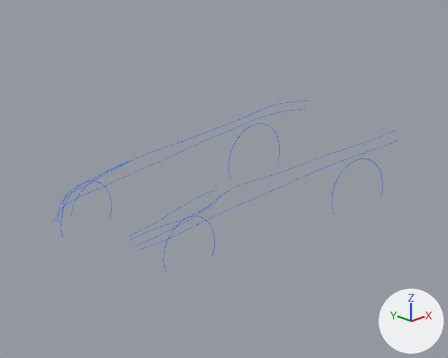
What one commit did to the Blender file tesla_surface_model.blend.
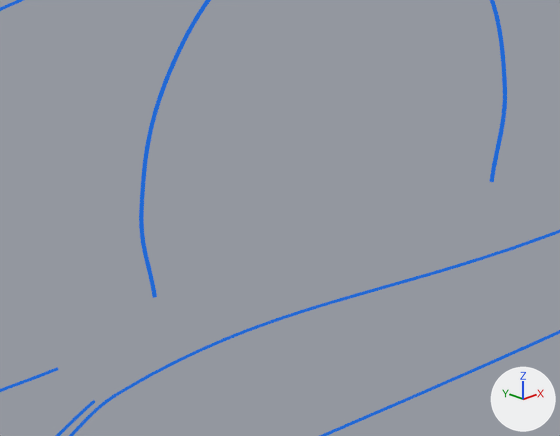
The first picture shows the older version from the file's camera 'CAM_3Q'. The close-ups show the older and then the newer version on the part from 47% to 64% of the width and 38% to 55% of the height of that picture. Only the edits that show in the close-ups are written down. Arrows for +X, +Y and +Z are at lower right; the lights stay in place. The same objects are shown in both versions, whatever each file hides.

Objects in the first close-up: 'CAGE_ARCH_REAR_R', 'CAGE_L05_BELT_L', 'CAGE_L06_SHOULDER_CHARACTER_L' and 3 more.
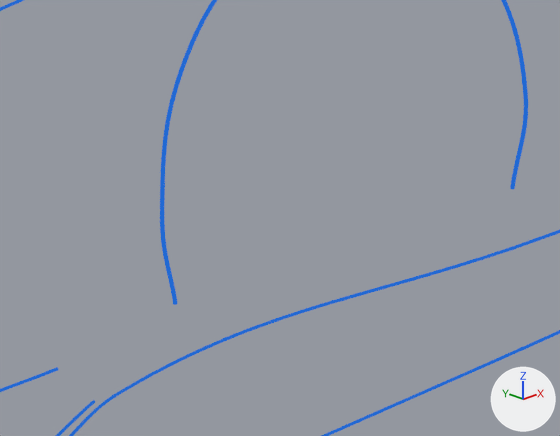
What differs and where, as boxes [x1, y1, x2, y2] in the close-ups (560 x 436 px):
'CAGE_ARCH_REAR_R', reshaped: before [139, 0, 507, 298]; after [160, 0, 528, 305]

Edits to the bpy script that builds the scene:
```text
Change cu_cage_arch_rear_r:
    where _sp = cu_cage_arch_rear_r.splines.new('BEZIER'); _sp.bezier_points.add(8)
    remove _sp.bezier_points.foreach_set('co', [1.927, 0.943, 0.232, 1.961, 0.943, 0.406, 1.877, 0.943, 0.673, 1.655, 0.943, 0.843, 1.496, 0.943, 0.871, 1.337, 0.943, 0.843, 1.115, 0.943, 0.673, 1.031, 0.943, 0.406, 1.065, 0.943, 0.232])
    remove _sp.bezier_points.foreach_set('handle_left', [1.914, 0.943, 0.164, 1.965, 0.943, 0.337, 1.94, 0.943, 0.583, 1.755, 0.943, 0.799, 1.559, 0.943, 0.871, 1.395, 0.943, 0.868, 1.178, 0.943, 0.762, 1.038, 0.943, 0.515, 1.052, 0.943, 0.3])
    remove _sp.bezier_points.foreach_set('handle_right', [1.941, 0.943, 0.3, 1.955, 0.943, 0.515, 1.815, 0.943, 0.762, 1.598, 0.943, 0.868, 1.433, 0.943, 0.871, 1.237, 0.943, 0.799, 1.053, 0.943, 0.583, 1.027, 0.943, 0.337, 1.078, 0.943, 0.164])
    add _sp.bezier_points.foreach_set('co', [1.927, 0.89, 0.232, 1.961, 0.89, 0.406, 1.877, 0.919, 0.673, 1.655, 0.938, 0.843, 1.496, 0.941, 0.871, 1.337, 0.938, 0.843, 1.115, 0.919, 0.673, 1.031, 0.89, 0.406, 1.065, 0.89, 0.232])
    add _sp.bezier_points.foreach_set('handle_left', [1.914, 0.89, 0.164, 1.965, 0.886, 0.337, 1.94, 0.909, 0.583, 1.755, 0.933, 0.799, 1.559, 0.941, 0.871, 1.395, 0.941, 0.868, 1.178, 0.929, 0.762, 1.037, 0.896, 0.515, 1.052, 0.89, 0.3])
    add _sp.bezier_points.foreach_set('handle_right', [1.941, 0.89, 0.3, 1.955, 0.896, 0.515, 1.815, 0.929, 0.762, 1.598, 0.941, 0.868, 1.433, 0.941, 0.871, 1.237, 0.933, 0.799, 1.053, 0.909, 0.583, 1.027, 0.886, 0.337, 1.078, 0.89, 0.164])
```
